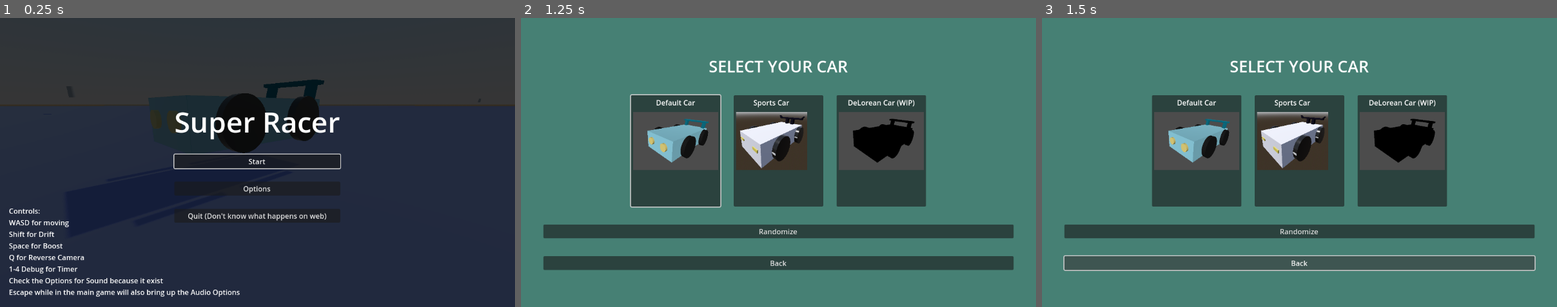
Above: before the commit, frames 1-3 (left to right).
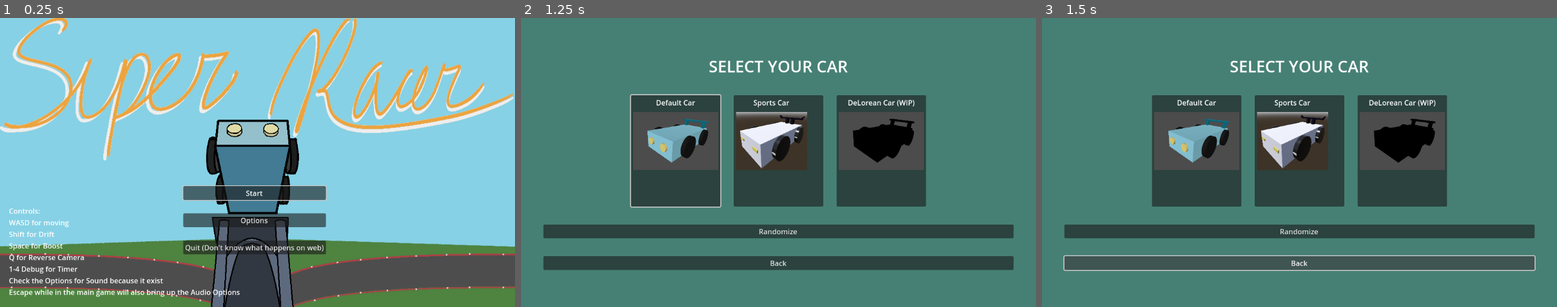
Above: after the commit, the same moments.

Repository: SirWadles/Super-Racer
Game: Godot game, scene res://scenes/main_menu.tscn
The game is run twice, just before and just after one commit, with the same random seed, the same clock (stepped at 60 frames per second) and the same inputs. Sound files missing from this copy of the repository are replaced by a short silence.
Inputs:
- Up to frame 1 (0.25 s): no input
- Up to frame 2 (1.25 s): click "Start" at 0.5 s
- Up to frame 3 (1.5 s): click "Back" at 1.25 s

The runs differ from the first frame. In frame 1, 96% of the frame differs, in the area x 0-100%, y 0-100%; in frame 2, nothing differs; in frame 3, nothing differs.

Commit message:
7th Demo
This has the new map I made along with a background I drew for the main menu.

Diff:
--- /dev/null
+++ b/scenes/delorean_car.tscn
@@ -0,0 +1,155 @@
+[gd_scene load_steps=19 format=3 uid="uid://iml1ihkgoi8p"]
+
+[ext_resource type="Script" uid="uid://c7k40qhuv8yqe" path="res://scripts/sports_car.gd" id="1_vdvfb"]
+[ext_resource type="AudioStream" uid="uid://b1gaq0a5jj6n" path="res://sound/car_engine(loud).wav" id="2_v1los"]
+[ext_resource type="AudioStream" uid="uid://dsi7qn6r25icj" path="res://sound/drift.wav" id="3_m08y6"]
+[ext_resource type="AudioStream" uid="uid://chqmiasqgosfp" path="res://sound/turbo_sc_cobra_01 (mp3cut.net).wav" id="4_qon0v"]
+[ext_resource type="AudioStream" uid="uid://c8u025tvgbo3k" path="res://sound/cloud_blue_boost (mp3cut.net)(1).wav" id="5_fuqaq"]
+[ext_resource type="AudioStream" uid="uid://bimifgo63na8e" path="res://sound/4. Night Walker (Linne Theme) (UNI2 Mix).mp3" id="6_1if46"]
+[ext_resource type="AudioStream" uid="uid://b0cdkrbe22xdw" path="res://sound/ui_game_textbox_madeline_in.wav" id="7_f27g7"]
+[ext_resource type="Material" uid="uid://bf65bdepu4ddq" path="res://colors/sports/car.tres" id="8_iitcu"]
+[ext_resource type="Material" uid="uid://c1js1xyqsn15v" path="res://colors/sports/headlight.tres" id="9_dssia"]
+[ext_resource type="Material" uid="uid://dilh4j82oi4df" path="res://colors/sports/tail.tres" id="10_u8ilh"]
+[ext_resource type="CylinderMesh" uid="uid://cxduumkjk0lsf" path="res://colors/wheel_color.tres" id="11_is5c5"]
+
+[sub_resource type="BoxMesh" id="BoxMesh_a6yhy"]
+material = ExtResource("8_iitcu")
+
+[sub_resource type="BoxShape3D" id="BoxShape3D_ne58r"]
+
+[sub_resource type="BoxMesh" id="BoxMesh_lvr0x"]
+material = ExtResource("9_dssia")
+
+[sub_resource type="BoxMesh" id="BoxMesh_uf6o1"]
+material = ExtResource("10_u8ilh")
+
+[sub_resource type="BoxMesh" id="BoxMesh_ajuw8"]
+material = ExtResource("10_u8ilh")
+
+[sub_resource type="BoxMesh" id="BoxMesh_ol62p"]
+material = ExtResource("10_u8ilh")
+
+[sub_resource type="BoxMesh" id="BoxMesh_6ilvn"]
+
+[node name="Node3D" type="Node3D"]
+
+[node name="DeLorean Car" type="CharacterBody3D" parent="."]
+script = ExtResource("1_vdvfb")
+acceleration = 12.0
+braking_force = 40.0
+steering_angle = 40.0
+steering_speed = 30.0
+drift_acceleration_multiplier = 1.0
+min_drift_speed = 10.0
+drift_boost_regen_mult = 1.4
+boost_multiplier = 1.7
+engine_sound_stream = ExtResource("2_v1los")
+drift_sound_stream = ExtResource("3_m08y6")
+boost_sound_stream = ExtResource("4_qon0v")
+collision_sound_stream = ExtResource("5_fuqaq")
+engine_volume_range = Vector2(-16, 0)
+car_music_stream = ExtResource("6_1if46")
+music_volume_db = -30.0
+check_point_stream = ExtResource("7_f27g7")
+
+[node name="RayCast3D" type="RayCast3D" parent="DeLorean Car"]
+transform = Transform3D(1, 0, 0, 0, 1, 0, 0, 0, 1, 0, -0.00788796, 0)
+target_position = Vector3(0, -2, 0)
+
+[node name="CarBody" type="MeshInstance3D" parent="DeLorean Car"]
+transform = Transform3D(2, 0, 0, 0, 1, 0, 0, 0, 4, 0, 0, 0)
+mesh = SubResource("BoxMesh_a6yhy")
+
+[node name="CollisionShape3D" type="CollisionShape3D" parent="DeLorean Car"]
+transform = Transform3D(2, 0, 0, 0, 1, 0, 0, 0, 4, 0, 0, 0)
+shape = SubResource("BoxShape3D_ne58r")
+
+[node name="Details" type="Node3D" parent="DeLorean Car"]
+
+[node name="RightHeadlight" type="MeshInstance3D" parent="DeLorean Car/Details"]
+transform = Transform3D(0.348863, 0, 0, 0, -2.36041e-09, 0.124644, 0, -0.054, -5.44836e-09, 0.643695, 0.13444, -2.01223)
+mesh = SubResource("BoxMesh_lvr0x")
+
+[node name="LeftHeadlight" type="MeshInstance3D" parent="DeLorean Car/Details"]
+transform = Transform3D(0.348863, 0, 0, 0, -2.36041e-09, 0.124644, 0, -0.054, -5.44836e-09, -0.644, 0.134, -2.012)
+mesh = SubResource("BoxMesh_lvr0x")
+
+[node name="Tail (Top)" type="MeshInstance3D" parent="DeLorean Car/Details"]
+transform = Transform3D(2, 0, 0, 0, 0.102423, 0, 0, 0, 0.339011, 0, 0.965253, 1.92846)
+mesh = SubResource("BoxMesh_uf6o1")
+
+[node name="Tail (Right)" type="MeshInstance3D" parent="DeLorean Car/Details"]
+transform = Transform3D(0.2, 0, 0, 0, 0.579556, -0.0776457, 0, 0.155291, 0.289778, 0.25, 0.677, 1.855)
+mesh = SubResource("BoxMesh_ajuw8")
+
+[node name="Tail (Left)" type="MeshInstance3D" parent="DeLorean Car/Details"]
+transform = Transform3D(0.2, 0, 0, 0, 0.579556, -0.0776457, 0, 0.155291, 0.289778, -0.25, 0.677, 1.855)
+mesh = SubResource("BoxMesh_ajuw8")
+
+[node name="Tail (TopLeft)" type="MeshInstance3D" parent="DeLorean Car/Details"]
+transform = Transform3D(0.0494975, -0.19799, 0, 0.0494975, 0.19799, 0, 0, 0, 0.234, -0.989, 1.052, 1.932)
+mesh = SubResource("BoxMesh_ol62p")
+
+[node name="Tail (RightLeft)" type="MeshInstance3D" parent="DeLorean Car/Details"]
+transform = Transform3D(0.0497686, 0.198244, 0, -0.0497686, 0.198244, 0, 0, 0, 0.233893, 0.989118, 1.05188, 1.932)
+mesh = SubResource("BoxMesh_ol62p")
+
+[node name="Wheels" type="Node3D" parent="DeLorean Car"]
+
+[node name="FrontLeft" type="MeshInstance3D" parent="DeLorean Car/Wheels"]
+transform = Transform3D(-4.85634e-08, -0.1, 0, 1.111, -4.37114e-09, 0, 0, 0, 1.111, -1.2, 0, -1)
+mesh = ExtResource("11_is5c5")
+
+[node name="FrontRight" type="MeshInstance3D" parent="DeLorean Car/Wheels"]
+transform = Transform3D(-4.85634e-08, 0.1, 0, -1.111, -4.37114e-09, 0, 0, 0, 1.111, 1.2, 0, -1)
+mesh = ExtResource("11_is5c5")
+
+[node name="RearLeft" type="MeshInstance3D" parent="DeLorean Car/Wheels"]
+transform = Transform3D(-4.85634e-08, -0.1, 0, 1.111, -4.37114e-09, 0, 0, 0, 1.111, -1.2, 0, 1)
+mesh = ExtResource("11_is5c5")
+
+[node name="RearLeftParticles" type="GPUParticles3D" parent="DeLorean Car/Wheels/RearLeft"]
+
+[node name="RearRight" type="MeshInstance3D" parent="DeLorean Car/Wheels"]
+transform = Transform3D(-4.85634e-08, -0.1, 0, 1.111, -4.37114e-09, 0, 0, 0, 1.111, 1.2, 0, 1)
+mesh = ExtResource("11_is5c5")
+
+[node name="RearRightParticles" type="GPUParticles3D" parent="DeLorean Car/Wheels/RearRight"]
+
+[node name="Wheels Accent" type="Node3D" parent="DeLorean Car/Wheels"]
+
+[node name="FrontLeft" type="MeshInstance3D" parent="DeLorean Car/Wheels/Wheels Accent"]
+transform = Transform3D(3.33098e-09, 0.186131, -4.31483e-15, 0.0762039, -8.13607e-09, -9.87117e-08, -6.66196e-09, 7.21715e-23, -1.12913, -1.20557, 0.0118669, -1.00621)
+mesh = SubResource("BoxMesh_6ilvn")
+
+[node name="FrontRight" type="MeshInstance3D" parent="DeLorean Car/Wheels/Wheels Accent"]
+transform = Transform3D(3.33098e-09, 0.186131, -4.31483e-15, 0.0762039, -8.13607e-09, -9.87117e-08, -6.66196e-09, 7.21715e-23, -1.12913, 1.20086, 0.0118668, -1.00621)
+mesh = SubResource("BoxMesh_6ilvn")
+
+[node name="RearRight" type="MeshInstance3D" parent="DeLorean Car/Wheels/Wheels Accent"]
+transform = Transform3D(3.33098e-09, 0.186131, -4.31483e-15, 0.0762039, -8.13607e-09, -9.87117e-08, -6.66196e-09, 7.21715e-23, -1.12913, 1.20086, 0.011867, 1.00765)
+mesh = SubResource("BoxMesh_6ilvn")
+
+[node name="RearLeft" type="MeshInstance3D" parent="DeLorean Car/Wheels/Wheels Accent"]
+transform = Transform3D(3.33098e-09, 0.186131, -4.31483e-15, 0.0762039, -8.13607e-09, -9.87117e-08, -6.66196e-09, 7.21715e-23, -1.12913, -1.20557, 0.0118671, 1.00765)
+mesh = SubResource("BoxMesh_6ilvn")
+
+[node name="CameraPivot" type="Node3D" parent="DeLorean Car"]
+transform = Transform3D(0.999992, -0.00159085, 0.00369625, 0.000587399, 0.966405, 0.257023, -0.00398096, -0.257019, 0.966398, 0, 1.19574, 0)
+
+[node name="SpringArm3D" type="SpringArm3D" parent="DeLorean Car/CameraPivot"]
+spring_length = 8.0
+margin = 0.5
+
+[node name="Camera3D" type="Camera3D" parent="DeLorean Car/CameraPivot/SpringArm3D"]
+transform = Transform3D(1, 0, 0, 0, 0.965926, 0.258819, 0, -0.258819, 0.965926, 0, 1.30474, 4.34152)
+near = 0.1
+far = 100.0
+
+[node name="DriftParticles" type="GPUParticles3D" parent="DeLorean Car"]
+
+[node name="BoostParticles" type="GPUParticles3D" parent="DeLorean Car"]
+
+[node name="AudioListener3D" type="AudioListener3D" parent="DeLorean Car"]
+transform = Transform3D(1, 0, 0, 0, 1, 0, 0, 0, 1, 0, 1.10103, 0)
+current = true
--- a/scenes/main_menu.tscn
+++ b/scenes/main_menu.tscn
@@ -1,8 +1,8 @@
 [gd_scene load_steps=10 format=3 uid="uid://6dl0hdr7ldv6"]
 
 [ext_resource type="Script" uid="uid://dfi1enuvp4pji" path="res://scripts/main_menu.gd" id="1_l6cm7"]
-[ext_resource type="Texture2D" uid="uid://j0kdbgiu0cqf" path="res://misc/temp_background.png" id="2_8ln24"]
 [ext_resource type="AudioStream" uid="uid://dmy3d1uuggsew" path="res://sound/diamond_touch_01.wav" id="2_bqqt6"]
+[ext_resource type="Texture2D" uid="uid://ce4cc6wpu6wnt" path="res://art/Super Racer Background.png" id="2_jk1qb"]
 [ext_resource type="AudioStream" uid="uid://c6rc70nskjep5" path="res://sound/machine love arr. orchestra, op. 17 no. 3 - estreller.mp3" id="2_wu84c"]
 [ext_resource type="AudioStream" uid="uid://vic2a1y24ax2" path="res://sound/diamond_return_01.wav" id="3_wu84c"]
 [ext_resource type="PackedScene" uid="uid://b60xax8j2rp1s" path="res://scenes/AudioOptions.tscn" id="4_rtw2f"]
@@ -46,7 +46,7 @@
 anchor_bottom = 1.0
 grow_horizontal = 2
 grow_vertical = 2
-texture = ExtResource("2_8ln24")
+texture = ExtResource("2_jk1qb")
 
 [node name="ColorRect" type="ColorRect" parent="."]
 layout_mode = 1
@@ -54,7 +54,7 @@
 offset_top = -304.0
 offset_right = 1986.0
 offset_bottom = 1502.0
-color = Color(0, 0, 0, 0.756863)
+color = Color(0, 0, 0, 0.0666667)
 
 [node name="MusicPlayer" type="AudioStreamPlayer2D" parent="."]
 stream = ExtResource("2_wu84c")
@@ -67,6 +67,10 @@
 anchors_preset = 15
 anchor_right = 1.0
 anchor_bottom = 1.0
+offset_left = -146.33
+offset_top = 72.955
+offset_right = 132.67
+offset_bottom = 185.955
 grow_horizontal = 2
 grow_vertical = 2
 
@@ -76,6 +80,7 @@
 alignment = 1
 
 [node name="Title" type="Label" parent="CenterContainer/VBoxContainer"]
+visible = false
 layout_mode = 2
 theme_override_font_sizes/font_size = 64
 text = "Super Racer"
Binary file added: art/Super Racer Background.png
Not shown, added: art/Super Racer Background.png.import
Not shown, added: art/Super Racer Background.clip
Not shown, added: art/Super Racer Background.mp4
